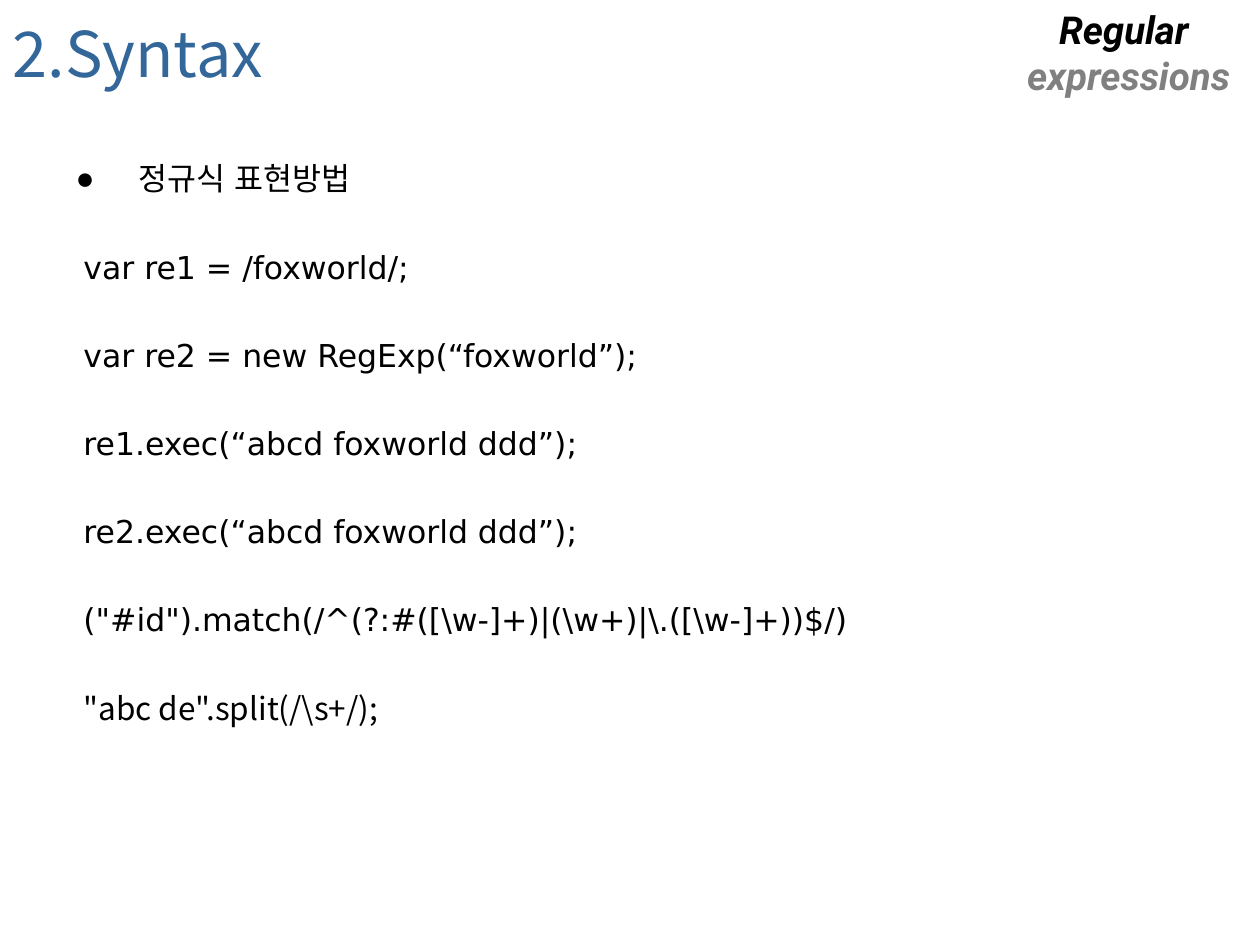
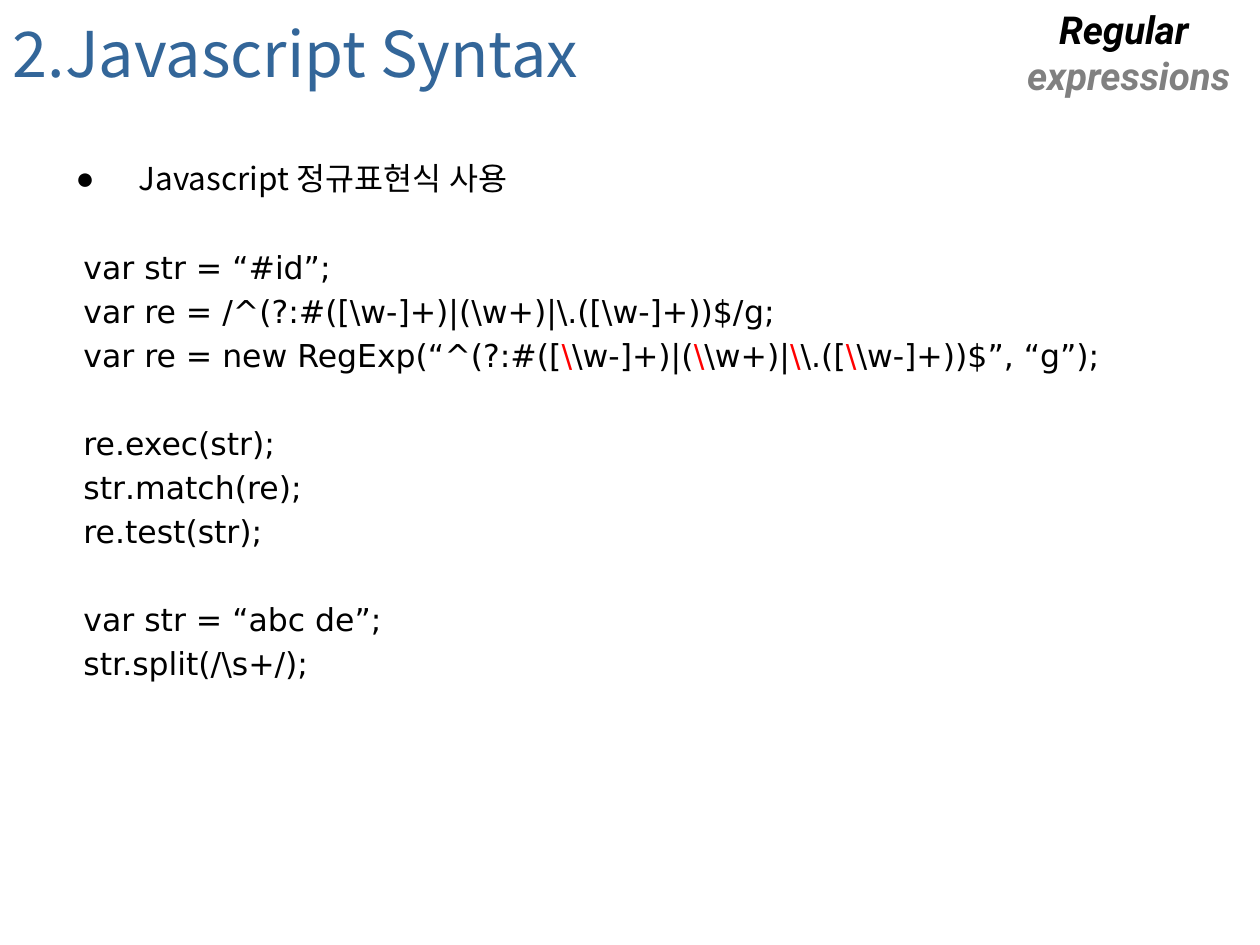
Before and after one commit to foxworld/002-RegExp, a slide deck: slide 6 of regexpr_20140218.pptx (slide 4 before the commit). Drawn at 1260x945 pixels with LibreOffice and Linux fonts; fonts in the diff are those of the drawing; background and template pictures are left out. Boxes give left, top, right and bottom in pixels: in the first picture for what was removed or moved away, otherwise in the second. Text is boxed around its words. In the diff, an @@ line names an element or a change of style, - is before the commit and + after.

Commit message:
add javascript example

```diff
--- a/regexpr_20140218.pptx
+++ b/regexpr_20140218.pptx
@@ title at box(13, 28, 578, 92): text changed @@
-2.Syntax
+2.Javascript Syntax
@@ text at box(83, 164, 1099, 682): text changed @@
-  ● 정규식 표현방법
-var re1 = /foxworld/;
-var re2 = new RegExp(“foxworld”);
-re1.exec(“abcd foxworld ddd”);
-re2.exec(“abcd foxworld ddd”);
-("#id").match(/^(?:#([\w-]+)|(\w+)|\.([\w-]+))$/)
-"abc de".split(/\s+/);
+  ● Javascript 정규표현식 사용
+var str = “#id”;
+var re = /^(?:#([\w-]+)|(\w+)|\.([\w-]+))$/g;
+var re = new RegExp(“^(?:#([\\w-]+)|(\\w+)|\\.([\\w-]+))$”, “g”);
+re.exec(str);
+str.match(re);
+re.test(str);
+var str = “abc de”;
+str.split(/\s+/);
```
Also in this commit, not shown: 5 other slides changed, 2 slides added, 2 slides removed.
